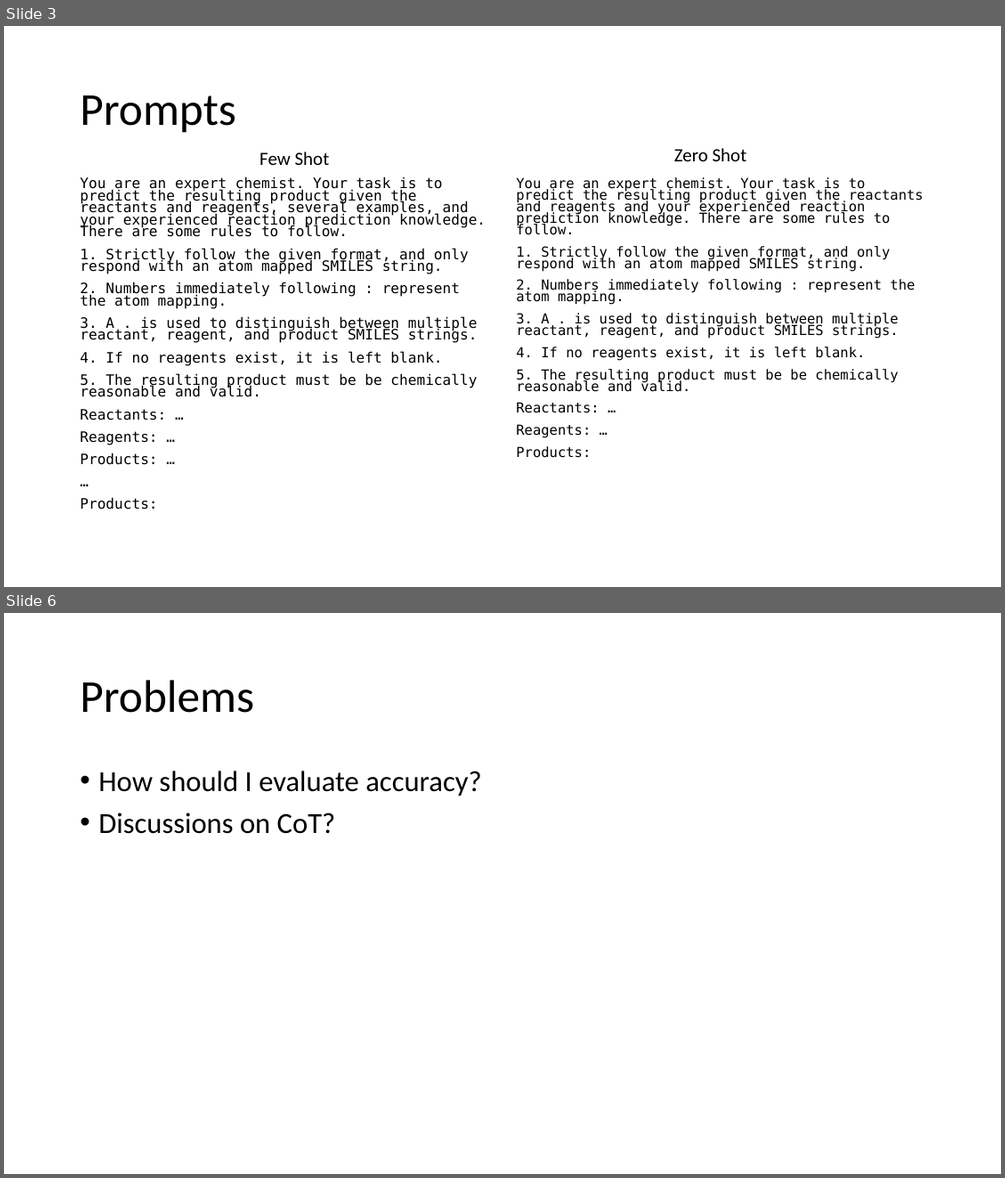
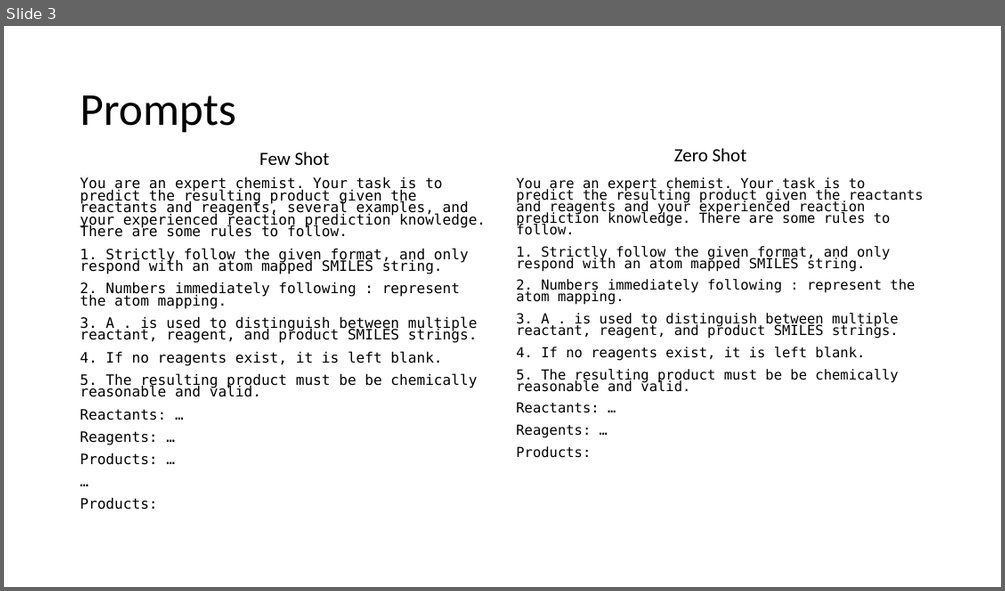
Before and after one commit to JohnDLee/ChemistryPE, a slide deck: pptx/6-13-2023.pptx. Shown one above the other, each under a label of ours: slides 3 and 6 before the commit, slide 3 after it; the slides between them are not shown. The pictures are 1005x1178 and 1005x591 pixels, drawn with LibreOffice and Linux fonts; fonts in the diff are those of the drawing. Boxes give left, top, right and bottom in pixels: in the first picture for what was removed or moved away, otherwise in the second. Text is boxed around its words. In the diff, an @@ line names an element or a change of style, - is before the commit and + after.

```diff
--- a/pptx/6-13-2023.pptx
+++ b/pptx/6-13-2023.pptx
@@ slide 6 removed at [4, 613, 1001, 1174], background #FFFFFF @@
@@ title removed at [80, 680, 254, 713] @@
-Problems
@@ text removed at [98, 771, 481, 834] @@
-• How should I evaluate accuracy?
-• Discussions on CoT?
```
Also in this commit, not shown: 2 slides changed, 3 slides added, 2 other slides removed, 17 other files.
